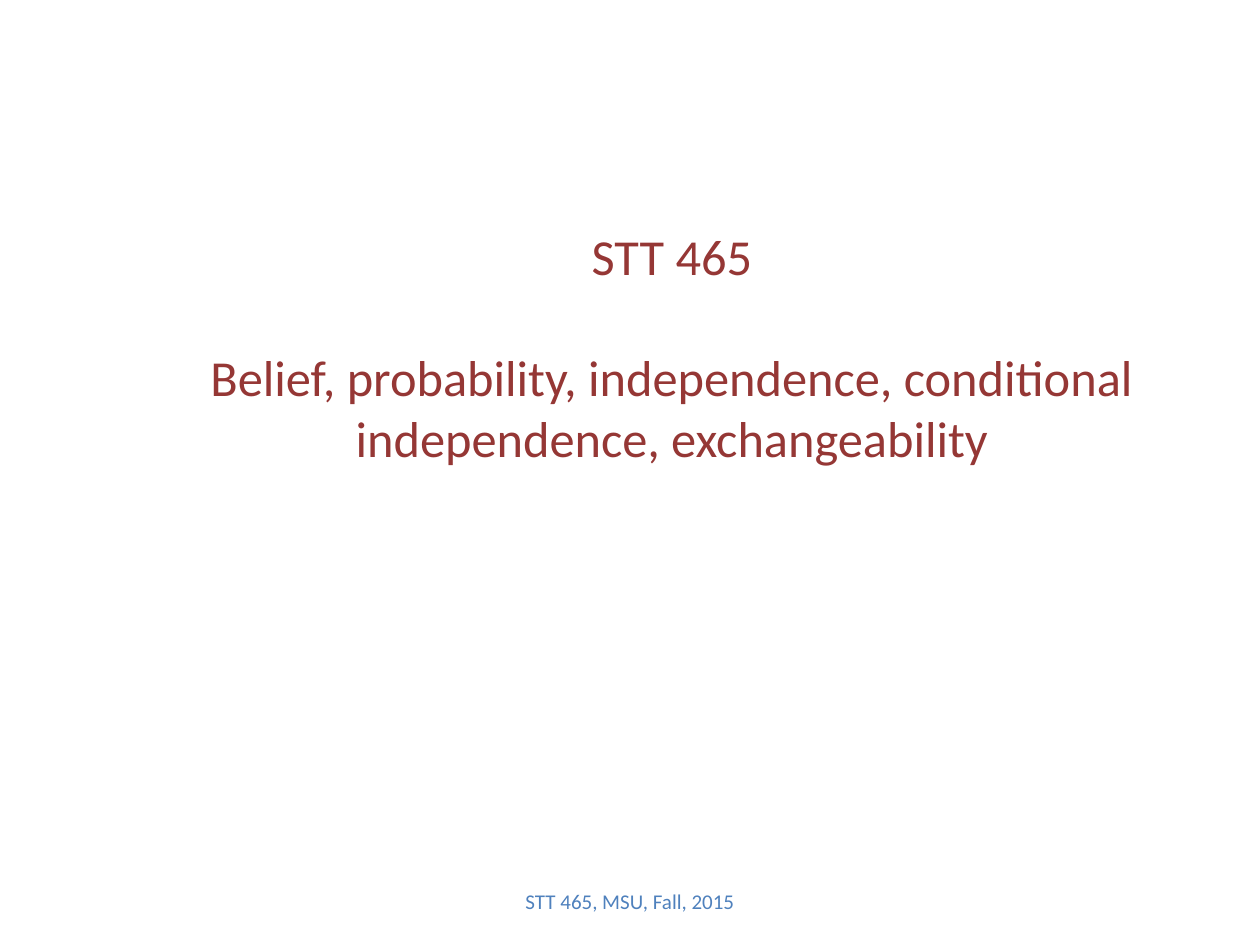
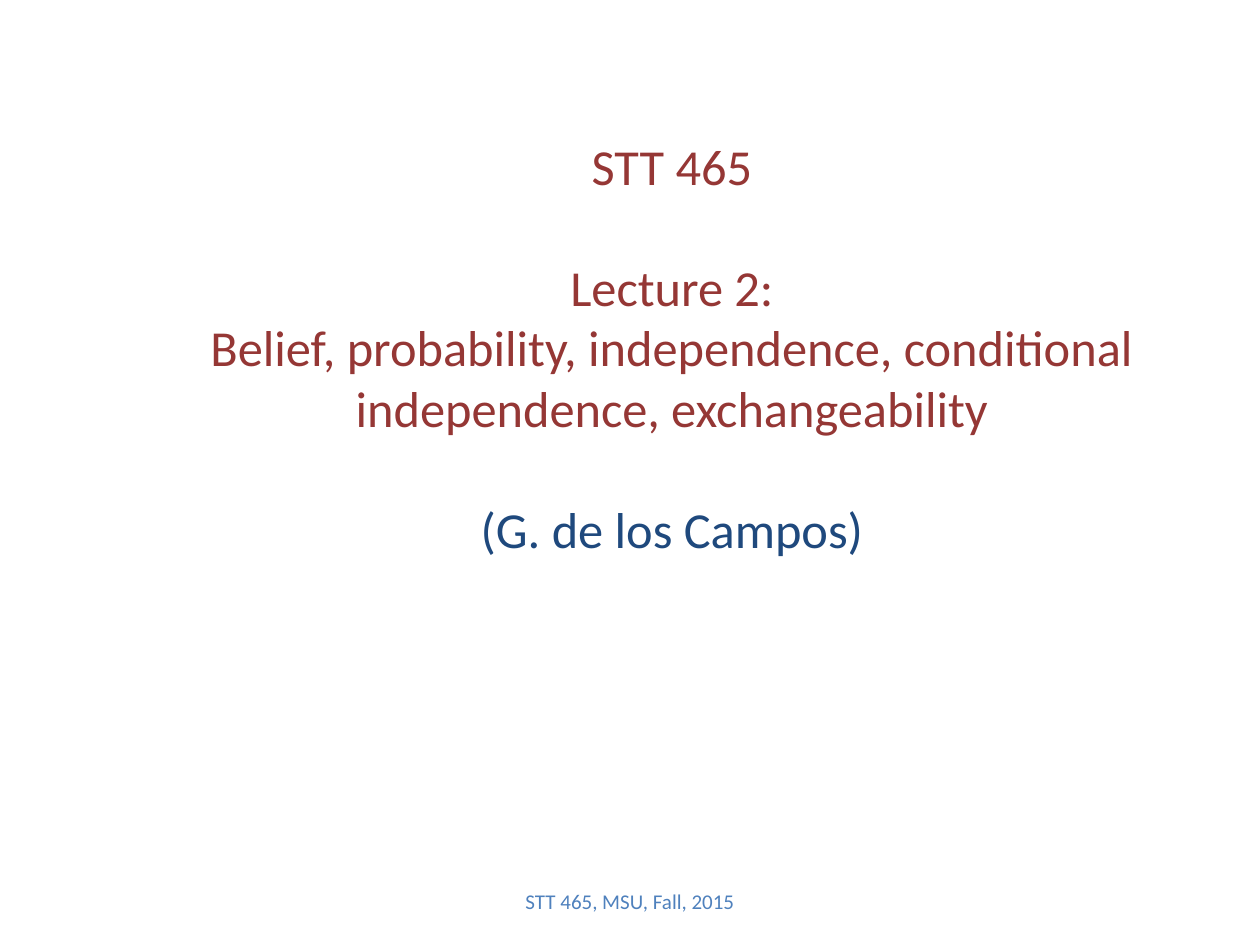
Before and after one commit to Boukos/STT465, a slide deck: slide 1 of STT465_2.pptx. Drawn at 1260x945 pixels with LibreOffice and Linux fonts; fonts in the diff are those of the drawing. Boxes give left, top, right and bottom in pixels: in the first picture for what was removed or moved away, otherwise in the second. Text is boxed around its words. In the diff, an @@ line names an element or a change of style, - is before the commit and + after.

```diff
--- a/STT465_2.pptx
+++ b/STT465_2.pptx
@@ title at (210,151,1133,556): text changed @@
-STT 465
-Belief, probability, independence, conditional independence, exchangeability
+STT 465
+Lecture 2:
+Belief, probability, independence, conditional independence, exchangeability
+(G. de los Campos)
```
Also in this commit, not shown: 6 other slides changed, 1 slide added, 4 slides removed, 2 other files.
